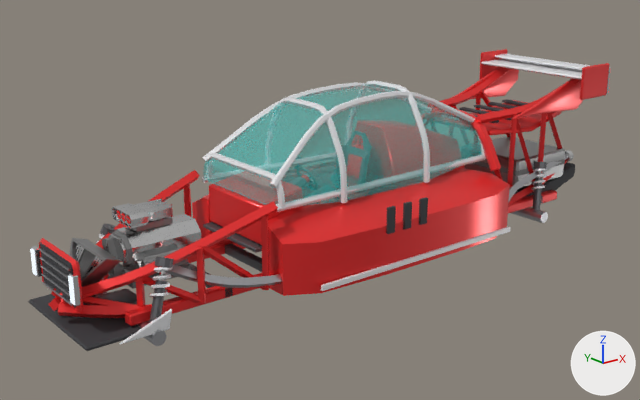
An edit to the OBJ model content/car2.obj, drawn before and after from the same camera.
The view is the same before and after, from a 50 mm camera at (-7.69, -8.9, 3.23) aimed at (-0.43, 0.18, -0.4). Every picture has the same lights, and +X, +Y and +Z are marked at lower right. The first picture is the older version. Where no turn or scale is listed for an object, it has been applied to the vertices. Vertices at exactly the same position are counted once.

Before the edit, the objects in view are built like this:
```python
me_car2 = bpy.data.meshes.new('car2')
me_car2.from_pydata(...)  # 5345 vertices, 10262 faces; spans x -4.36..4.31, y -1.33..1.33, z -1.2..1.17
me_car2.materials.append(mat_default6)  # light grey #dedede
me_car2.materials.append(mat_default4)  # grey #7c7c7c
me_car2.materials.append(mat_default5)  # grey #aaaaaa
me_car2.materials.append(mat_default7)  # red #f40000
me_car2.materials.append(mat_primary)  # red #f33030
me_car2.materials.append(mat_frame)  # dark grey #69696c
me_car2.materials.append(mat_steel)  # light grey #c4c4c7
me_car2.materials.append(mat_chrome)  # white #e7e7e7
me_car2.materials.append(mat_secondary)  # white #f3f3f6
me_car2.materials.append(mat_black)  # dark grey #38383c
me_car2.materials.append(mat_glass)  # cyan #00ede7
ob_car2 = bpy.data.objects.new('car2', me_car2)
ob_car2.location = (0.0, 0.0, 0.0)
```
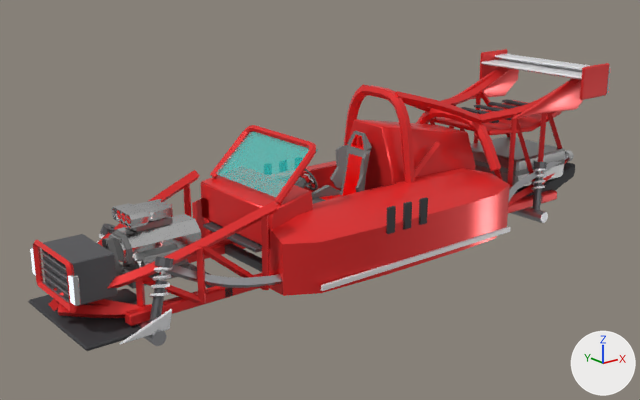
Where the change shows, as pixel boxes [x1, y1, x2, y2] in the pictures (640 x 400 px; the box of a moved part takes in the faces that stretch with it):
part 1 of me_car2, added
    after: [33, 239, 77, 314]
part 2 of me_car2, moved or reshaped
    before: [41, 265, 69, 287]
    after: [41, 266, 68, 287]
part 3 of me_car2, moved or reshaped
    before: [209, 184, 302, 245]
    after: [201, 175, 313, 247]
part 4 of me_car2, rebuilt (41% wider, 46% taller)
    before: [69, 238, 122, 287]
    after: [42, 234, 117, 306]
part 5 of me_car2, rebuilt (mostly hidden before)
    before: [453, 165, 465, 170]
    after: [347, 119, 475, 190]
part 6 of me_car2, added
    after: [344, 85, 415, 183]
part 7 of me_car2, added
    after: [210, 125, 316, 204]
part 8 of me_car2, added
    after: [395, 91, 481, 123]
part 9 of me_car2, added
    after: [360, 84, 432, 112]
part 10 of me_car2, deleted
    before: [210, 153, 285, 209]
part 11 of me_car2, deleted
    before: [279, 97, 347, 203]
part 12 of me_car2, cut back
    before: [202, 81, 486, 212]
    after: [216, 131, 440, 197]
part 13 of me_car2, moved or reshaped
    before: [39, 238, 83, 312]
    after: [39, 251, 69, 296]
part 14 of me_car2, recoloured
    before: [39, 246, 79, 272]

What the commit changed:
me_car2 is used by ob_car2; location (0.0, 0.0, 0.0).
me_car2 had 5345 vertices, 10262 faces and spanned x -4.36..4.31, y -1.33..1.33, z -1.2..1.17.
me_car2 now has 4861 vertices, 9242 faces and spans x -4.36..4.31, y -1.33..1.33, z -1.2..1.17.
me_car2 part 1: the loose piece of 54 vertices spanning x -4.28..-4.2, y -0.5..0.5, z -0.76..-0.16 is copied, and the copy is moved by (-0.07, 0.0, 0.0); it spans x -4.35..-4.27, y -0.5..0.5, z -0.76..-0.16.
me_car2 part 2: the loose piece of 24 vertices spanning x -4.3..-4.28, y -0.4..0.4, z -0.49..-0.47 is moved by (0.0, 0.0, -0.01).
me_car2 part 3: the loose piece of 32 vertices spanning x -1.95..-1.3, y -0.6..0.6, z -0.5..0.12 is scaled about its middle by (1, 1.34, 1).
me_car2 part 4: the loose piece of 136 vertices spanning x -4.16..-3.71, y -0.44..0.44, z -0.69..-0.24 is rebuilt with 24 vertices and now spans x -4.27..-3.77, y -0.41..0.41, z -0.71..-0.21, in mat_frame (dark grey #69696c).
me_car2 part 5: the loose piece of 42 vertices spanning x 0.3..1.75, y -0.58..0.58, z -0.5..0.6 is rebuilt with 42 vertices and now spans x 0.25..1.95, y -0.58..0.58, z -0.5..0.62.
me_car2 part 6: a new loose piece of 96 vertices spanning x 0.38..0.52, y -0.72..0.72, z -0.15..1.08, in mat_primary (red #f33030).
me_car2 part 7: a new loose piece of 60 vertices spanning x -1.83..-1.16, y -0.76..0.76, z 0.03..0.68, in mat_primary (red #f33030).
me_car2 part 8: a new loose piece of 24 vertices spanning x 0.43..1.97, y -0.56..-0.28, z 0.46..1.08, in mat_primary (red #f33030).
me_car2 part 9: a new loose piece of 24 vertices spanning x 0.43..1.97, y 0.28..0.56, z 0.46..1.08, in mat_primary (red #f33030).
me_car2 part 10: the loose piece of 108 vertices spanning x -1.85..-1.75, y -0.84..0.84, z 0.01..0.39 is deleted.
me_car2 part 11: the loose piece of 108 vertices spanning x -0.89..-0.81, y -0.86..0.86, z -0.1..1.06 is deleted.
me_car2 part 12: 276 vertices removed from x -1.92..1.95, y -0.86..0.86, z -0.1..1.13; 24 vertices added at x -1.78..1.12, y -0.7..0.7, z -0.16..0.62.
me_car2 part 13: 17 vertices moved from x -4.3..-4.2, y -0.5..0.46, z -0.66..-0.21 to x -4.3..-4.28, y -0.4..0.4, z -0.57..-0.2; 102 vertices removed from x -4.3..-4.2, y -0.5..0.5, z -0.76..-0.16; 48 vertices added at x -4.3..-4.28, y -0.4..0.4, z -0.6..-0.19.
me_car2 part 14: 4 faces spanning x -4.3..-4.28, y -0.4..0.4, z -0.22..-0.2 switch from mat_primary (red #f33030) to mat_steel (light grey #c4c4c7).
Other edits to the shape of me_car2 do not show in these pictures.
